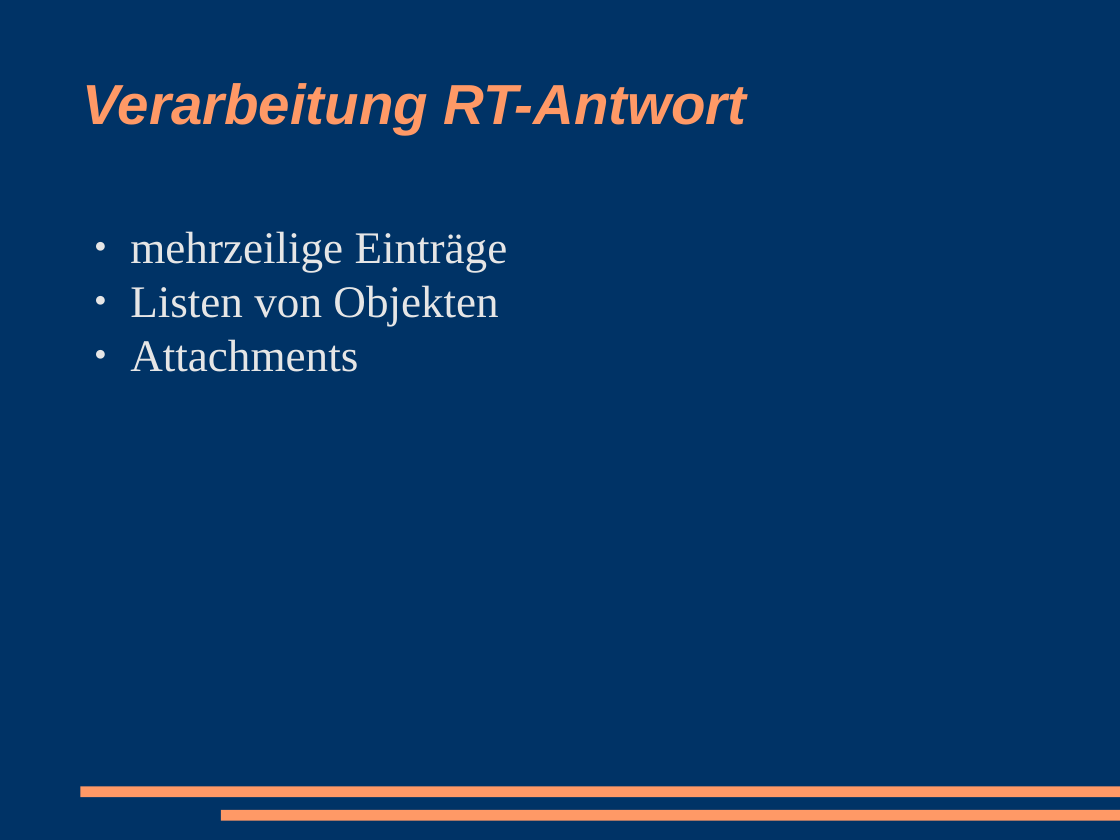
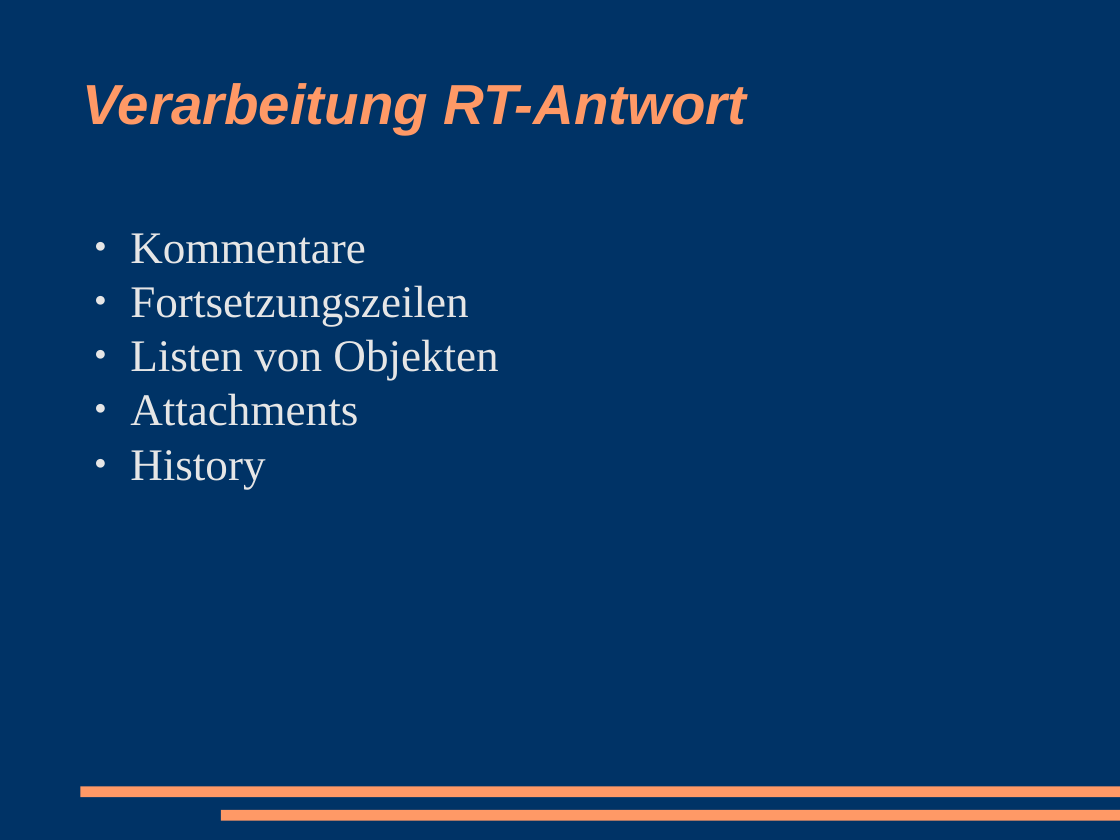
Before and after one commit to racke/Presentations, a slide deck: slide 21 of pws2008/rtrest.odp. Drawn at 1120x840 pixels with LibreOffice and Linux fonts; fonts in the diff are those of the drawing. Boxes give left, top, right and bottom in pixels: in the first picture for what was removed or moved away, otherwise in the second. Text is boxed around its words. In the diff, an @@ line names an element or a change of style, - is before the commit and + after.

Commit message:
text changes

```diff
--- a/pws2008/rtrest.odp
+++ b/pws2008/rtrest.odp
@@ text at (130,233,468,326): text changed @@
-● mehrzeilige Einträge
+● Kommentare
+● Fortsetzungszeilen
@@ text at (130,450,265,489): paragraph added @@
+● History
```
Also in this commit, not shown: 16 other slides changed, 8 slides added, 4 slides removed.
